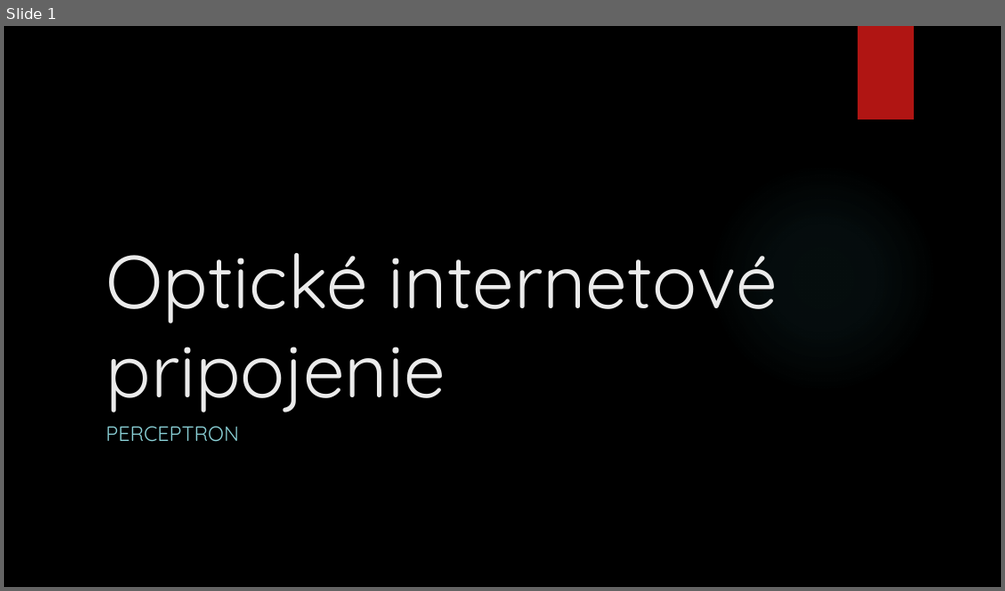
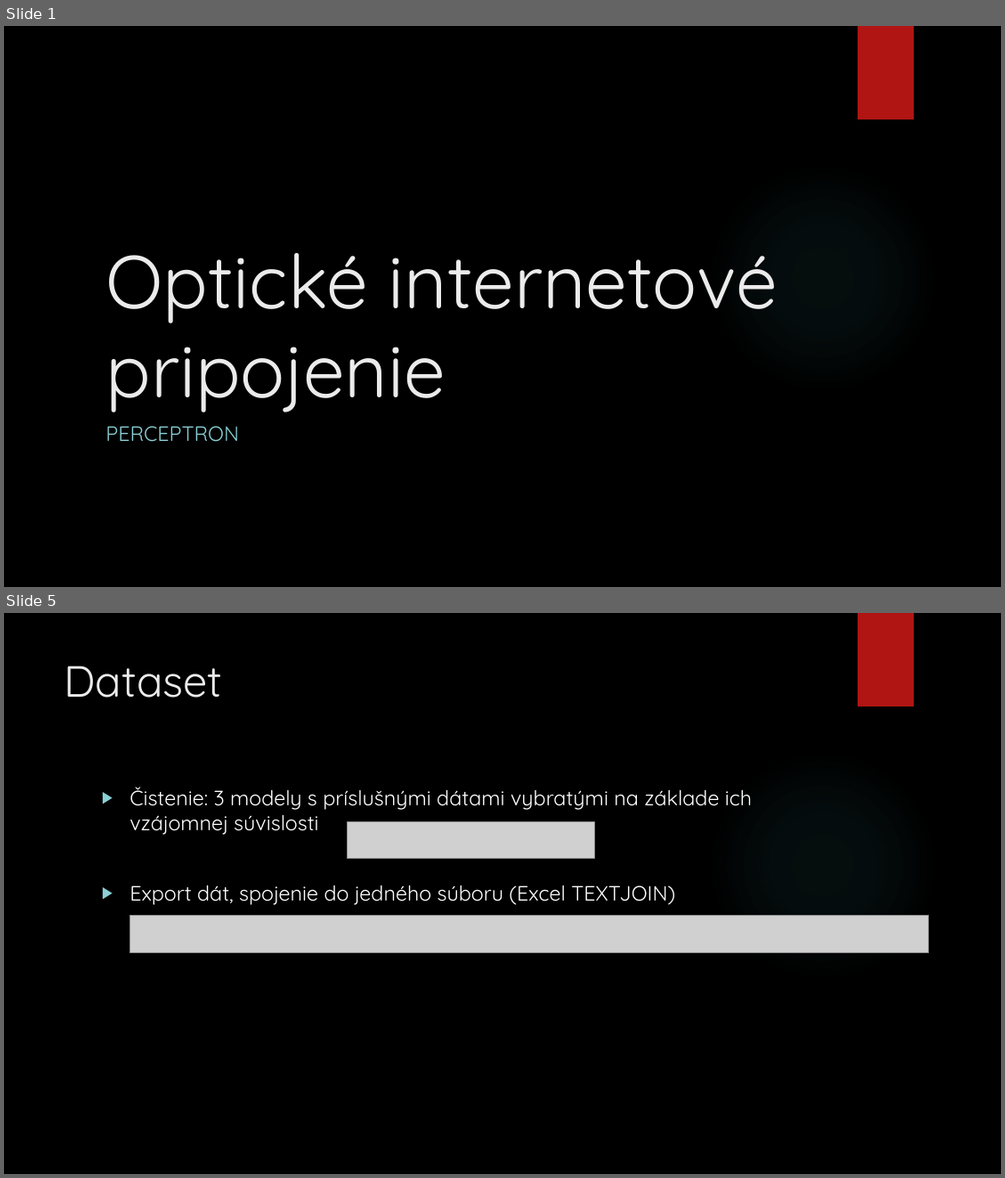
Before and after one commit to georgeob/Centes_NS2020, a slide deck: projekt_Centes.pptx. Shown one above the other, each under a label of ours: slide 1 before the commit, slides 1 and 5 after it; the slides between them are not shown. The pictures are 1005x591 and 1005x1178 pixels, drawn with LibreOffice and Linux fonts; fonts in the diff are those of the drawing; grey boxes stand for pictures; background and template pictures are left out. Boxes give left, top, right and bottom in pixels: in the first picture for what was removed or moved away, otherwise in the second. Text is boxed around its words. In the diff, an @@ line names an element or a change of style, - is before the commit and + after.

```diff
--- a/projekt_Centes.pptx
+++ b/projekt_Centes.pptx
@@ slide 5 added at <box>4,613,1001,1174</box>, background picture (left out); not listed: 2 template elements that a slide beside it also shows @@
@@ title added at <box>65,666,223,698</box>, 42 pt, text #EBEBEB @@
+Dataset
@@ text added at <box>129,787,752,905</box>, 20 pt, text #FFFFFF @@
+▶ Čistenie: 3 modely s príslušnými dátami vybratými na základe ich vzájomnej súvislosti
+▶ Export dát, spojenie do jedného súboru (Excel TEXTJOIN)
@@ picture added at <box>348,821,594,859</box> @@
@@ picture added at <box>130,915,929,952</box> @@
```
Also in this commit, not shown: 4 slides changed, 5 other slides added, 2 slides removed.
